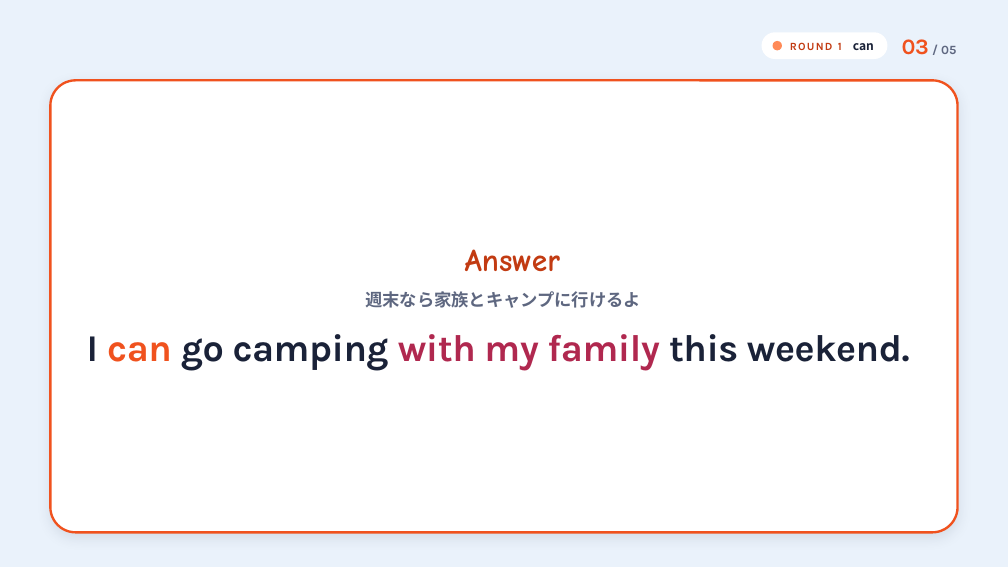
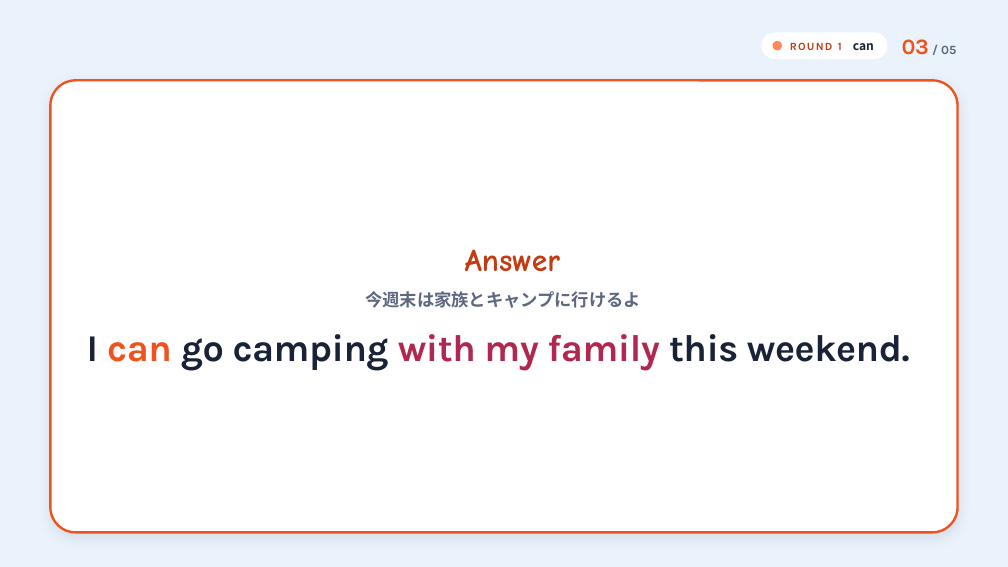
Before and after one commit to hinakajisaki-dev/hina-english, a slide deck: slide 24 of live/scott-will-can/scott-will-can.pptx. Drawn at 1008x567 pixels with LibreOffice and Linux fonts; fonts in the diff are those of the drawing. Boxes give left, top, right and bottom in pixels: in the first picture for what was removed or moved away, otherwise in the second. Text is boxed around its words. In the diff, an @@ line names an element or a change of style, - is before the commit and + after.

```diff
--- a/live/scott-will-can/scott-will-can.pptx
+++ b/live/scott-will-can/scott-will-can.pptx
@@ text at (x1=365, y1=291, x2=641, y2=308): text changed @@
-週末なら家族とキャンプに行けるよ
+今週末は家族とキャンプに行けるよ
```
Also in this commit, not shown: 10 other slides changed, 3 other files.
